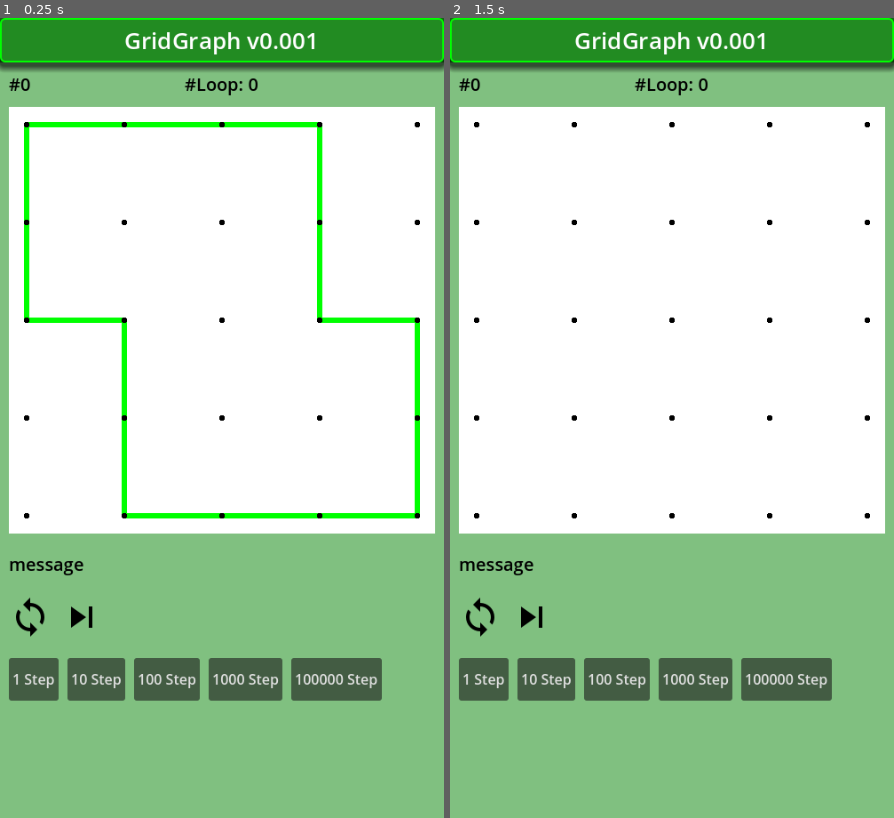
Above: before the commit, frames 1-2 (left to right).
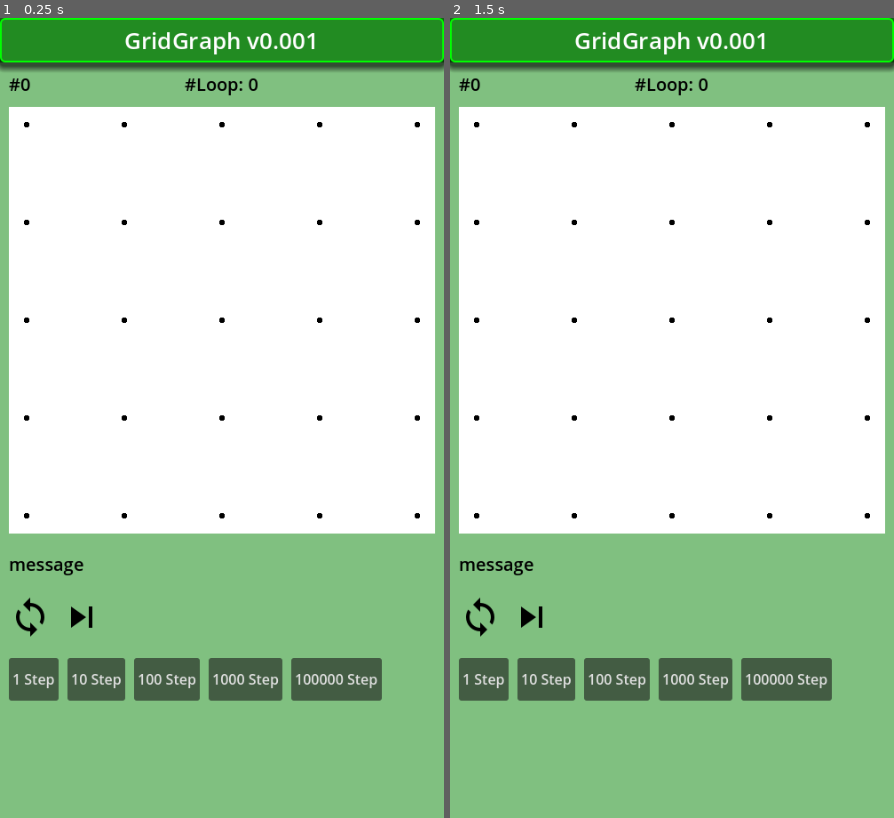
Above: after the commit, the same moments.

Repository: vivisuke/GridGraph
Game: Godot game, scene res://main.tscn
Two runs of this game, one before a commit and one after it. Both use one fixed random seed, a clock stepped at 60 frames per second and the inputs below.
Inputs (mouse positions are in pixels of both pictures, inside the frame that each line leads up to):
- Up to frame 1 (0.25 s): no input
- Up to frame 2 (1.5 s): click (481, 618) at 0.5 s; click (481, 618) at 1.25 s

The runs differ from the first frame. In frame 1, 2.5% of the frame differs, in the area x 5-95%, y 13-63%; in frame 2, nothing differs.

Commit message:
0062 ◎ C 03/29 03/29 0.001│ToDo│mate, ul_degree, degree を PackedByteArray に変更

Diff:
--- a/GridGraph/scripts/Board.gd
+++ b/GridGraph/scripts/Board.gd
@@ -28,13 +28,13 @@
 var clue_num = []		# 手がかり数字
 var h_link = []			# 各格子点の右連結フラグ
 var v_link = []			# 各格子点の下連結フラグ
-var mate = []			# 連結先配列、端点以外は値: 0
+var mate: PackedByteArray = []			# 連結先配列、端点以外は値: 0
 var mate_stack = []		# リンク前値
 var degree = []			# 頂点次数
-var ul_degree = []		# 上・左方向頂点次数
-var lnk_count = []		# セル周囲連結エッジ数
-var ul_count = []		# セル周囲非連結エッジ数
-var dir_order = [LINK_UP, LINK_DOWN, LINK_LEFT, LINK_RIGHT]
+var ul_degree: PackedByteArray = []		# 上・左方向頂点次数
+var lnk_count: PackedByteArray = []		# セル周囲連結エッジ数
+var ul_count: PackedByteArray = []		# セル周囲非連結エッジ数
+var dir_order: PackedByteArray = [LINK_UP, LINK_DOWN, LINK_LEFT, LINK_RIGHT]
 var n_end_pnt = 0		# 端点数
 var is_loop = false
 var solved = false		# 解探索成功
@@ -530,6 +530,7 @@
 		move_edge_dir_ix(lst[i])
 		if k >= 100 && !is_there_00():
 			break
+	copy_count_to_clue()
 #
 func print_mate():
 	print("n_end_pnt = %d, mate:" % n_end_pnt)
--- a/GridGraph/scripts/main.gd
+++ b/GridGraph/scripts/main.gd
@@ -9,6 +9,7 @@
 var ARY_SIZE
 var bd
 var mv_lst
+var num_labels = []			# 線分数表示用ラベル
 
 var CBoard = preload("res://scripts/Board.gd")
 
@@ -22,8 +23,14 @@
 	$Board/Grid.v_link = bd.v_link
 	if true:
 		set_board_size(4)
+		bd.print_ul_degree()
+		bd.print_mate()
+	if false:
+		set_board_size(6)
+		init_labels()
 		bd.gen_proper_loop()
 		bd.print_count()
+		update_num_labels()
 	if false:
 		set_board_size(5)
 		#bd.make_h_link(xyToIX(1,2))
@@ -129,9 +136,33 @@
 	#$Board/Grid.h_link = bd.h_link
 	#$Board/Grid.v_link = bd.v_link
 	$Board/Grid.queue_redraw()
+func init_labels():
+	num_labels.resize(ARY_SIZE)
+	for y in range(N_VERT):
+		for x in range(N_HORZ):
+			var ix = xyToIX(x, y)
+			var px = x * CELL_WIDTH
+			var py = y * CELL_WIDTH
+			# 線分数表示用ラベル
+			var label = Label.new()
+			num_labels[ix] = label
+			label.add_theme_color_override("font_color", Color.BLACK)
+			label.add_theme_font_size_override("font_size", 64)
+			label.position = Vector2(px+24, py-5)
+			label.text = str((x+y)%4)
+			$Board/Grid.add_child(label)
+func update_num_labels():
+	for y in range(N_VERT):
+		for x in range(N_HORZ):
+			var ix = xyToIX(x, y)
+			if bd.clue_num[ix] < 0:
+				num_labels[ix].text = ""
+			else:
+				num_labels[ix].text = "%d" % bd.clue_num[ix]
 func set_board_size(n):
 	N_HORZ = n
 	N_VERT = n
+	CELL_WIDTH = 440.0 / n
 	ARY_WIDTH = N_HORZ + 1
 	ARY_HEIGHT = N_VERT + 2
 	ARY_SIZE = ARY_WIDTH * ARY_HEIGHT + 2
@@ -150,6 +181,7 @@
 			bd.gen_proper_loop()
 			$Board/Grid.queue_redraw()
 			bd.print_count()
+			update_num_labels()
 	#	_on_step_1_button_pressed()
 	pass
 func print_dir_ix(lst):
Not shown, changed: GridGraph.spr
